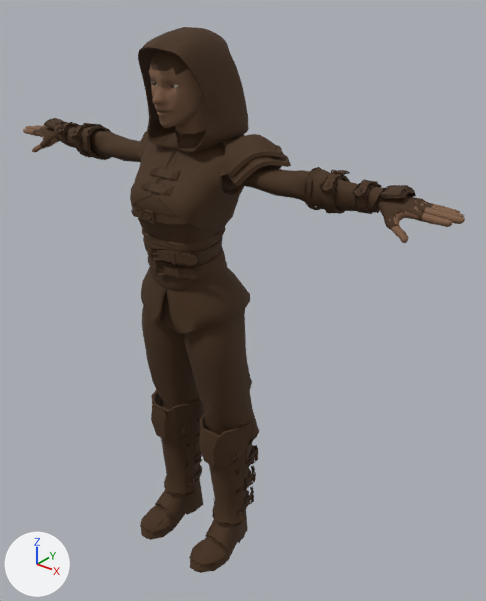
An edit to the glTF model prototipo/public/models/personagens/heroina.glb, drawn before and after from the same camera.
Before and after are seen from a camera (50 mm lens) standing at (1.357, -1.422, 1.925) and looking at (0.105, 0.143, 0.955). The axes (+X, +Y, +Z) are drawn at lower left. The lights are the same throughout. The first picture is the older version. Vertices at exactly the same position are counted once.

In view in the first picture: 'pele', 'roupa' and 1 more.
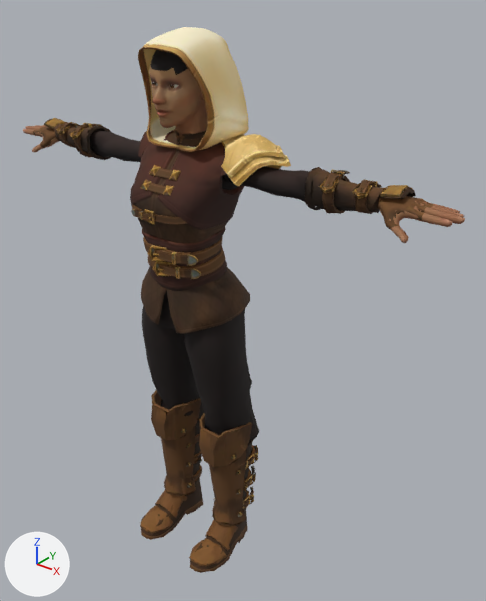
What differs and where, as boxes [x1, y1, x2, y2] in the pictures (486 x 601 px):
'roupa', recoloured, surface changed: [33, 27, 433, 573] in both
'pele', recoloured, surface changed: [23, 65, 465, 243] in both

Edits to the bpy script that builds the scene:
```text
Change mat_mat_pele:
    remove n2 = _N.new('ShaderNodeMix'); n2.name = 'Mix'
    remove n2.data_type = 'RGBA'
    remove n2.blend_type = 'MULTIPLY'
    remove n2.inputs[0].default_value = 1.0  # 'Factor'
    remove n3 = _N.new('ShaderNodeVertexColor'); n3.name = 'Color Attribute'
    where n0 = _N.new('ShaderNodeBsdfPrincipled'); n0.name = 'Principled BSDF'
    where n4 = _N.new('ShaderNodeTexImage'); n4.name = 'Image Texture'
    remove _L.new(n2.outputs[2], n0.inputs[0])  # 'Result' to 'Base Color'
    remove _L.new(n3.outputs[0], n2.inputs[7])  # 'Color' to 'B'
    remove _L.new(n4.outputs[0], n2.inputs[6])  # 'Color' to 'A'
    add _L.new(n4.outputs[0], n0.inputs[0])  # 'Color' to 'Base Color'
Change mat_mat_roupa:
    remove n2 = _N.new('ShaderNodeMix'); n2.name = 'Mix'
    remove n2.data_type = 'RGBA'
    remove n2.blend_type = 'MULTIPLY'
    remove n2.inputs[0].default_value = 1.0  # 'Factor'
    remove n3 = _N.new('ShaderNodeVertexColor'); n3.name = 'Color Attribute'
    where n0 = _N.new('ShaderNodeBsdfPrincipled'); n0.name = 'Principled BSDF'
    where n4 = _N.new('ShaderNodeTexImage'); n4.name = 'Image Texture'
    remove _L.new(n2.outputs[2], n0.inputs[0])  # 'Result' to 'Base Color'
    remove _L.new(n3.outputs[0], n2.inputs[7])  # 'Color' to 'B'
    remove _L.new(n4.outputs[0], n2.inputs[6])  # 'Color' to 'A'
    add _L.new(n4.outputs[0], n0.inputs[0])  # 'Color' to 'Base Color'
Change me_pele:
    where me_pele.from_pydata(...)  # 2269 vertices, 3741 faces; spans x -0.83..0.83, y -0.11..0.11, z 1.35..1.7
    used by ob_pele; location = (0.0, 0.0, 0.0)
    me_pele part 1: texture (UV) coordinates changed
    me_pele part 2: vertex colours changed
Change me_roupa:
    where me_roupa.from_pydata(...)  # 8716 vertices, 11704 faces; spans x -0.75..0.75, y -0.17..0.21, z 0.0..1.79
    used by ob_roupa; location = (0.0, 0.0, 0.0)
    me_roupa part 3: texture (UV) coordinates changed
    me_roupa part 4: vertex colours changed
```
